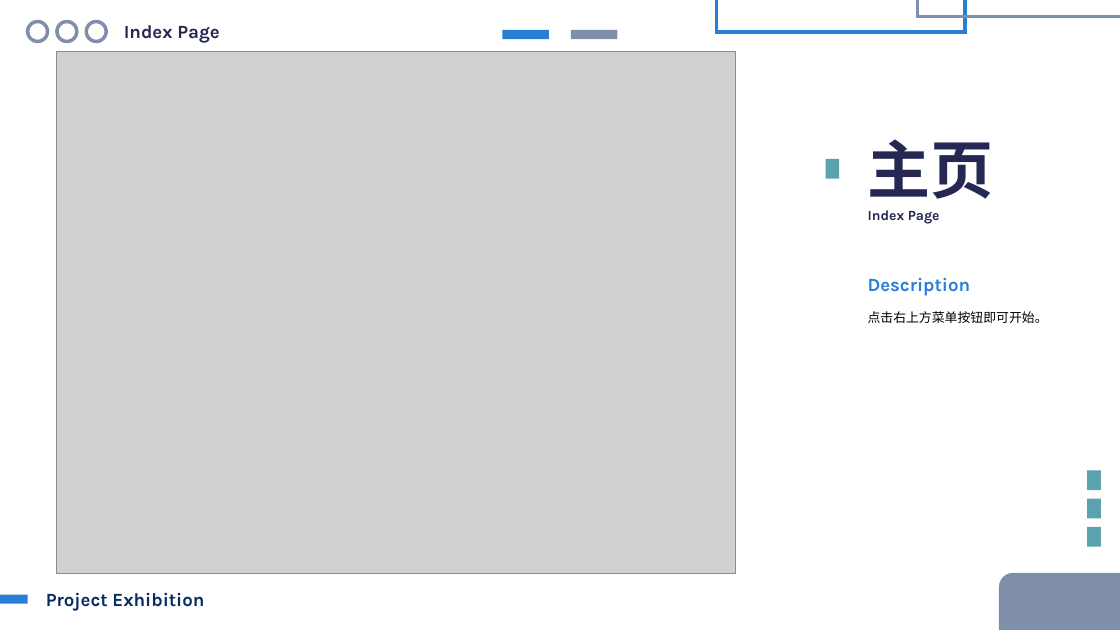
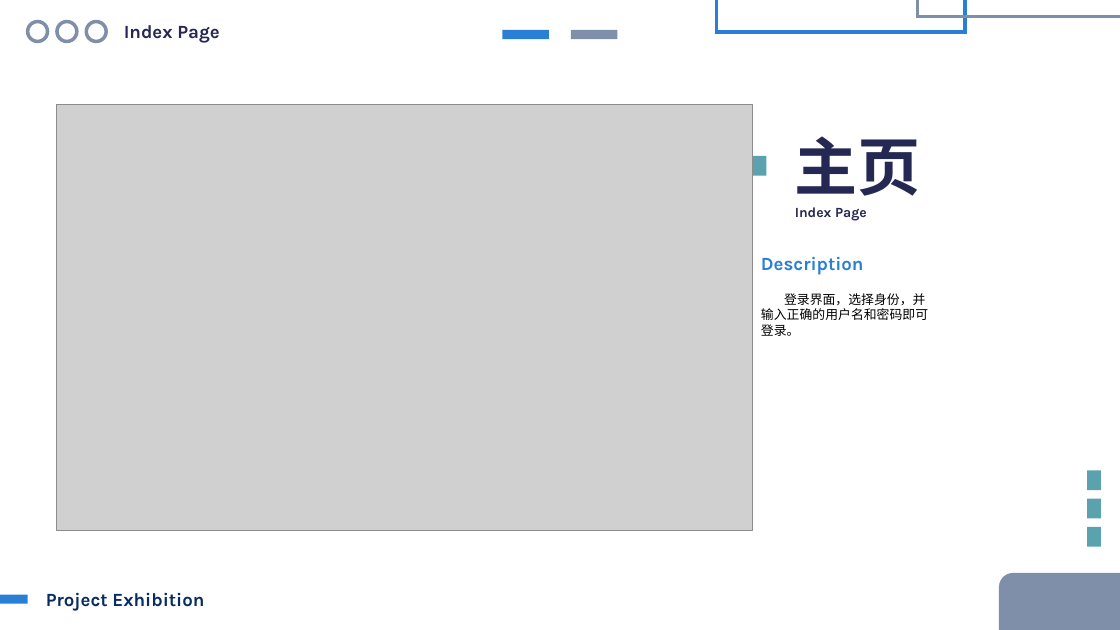
Before and after one commit to HoshiMeisa/Course-Selection-System, a slide deck: slide 3 of ThesisDefense.pptx (slide 4 before the commit). Drawn at 1120x630 pixels with LibreOffice and Linux fonts; fonts in the diff are those of the drawing; grey boxes stand for pictures. Boxes give left, top, right and bottom in pixels: in the first picture for what was removed or moved away, otherwise in the second. Text is boxed around its words. In the diff, an @@ line names an element or a change of style, - is before the commit and + after.

```diff
--- a/ThesisDefense.pptx
+++ b/ThesisDefense.pptx
@@ picture: place and size @@
-picture at (57, 51, 736, 573)
+picture at (57, 104, 753, 531)
@@ text "主页": place and size @@
-text "主页" at (868, 139, 994, 199)
+text "主页" at (795, 136, 921, 196)
@@ rectangle: place and size @@
-rectangle at (826, 159, 839, 179)
+rectangle at (753, 155, 766, 176)
@@ text "Index Page": place and size @@
-text "Index Page" at (868, 210, 940, 224)
+text "Index Page" at (795, 207, 867, 221)
@@ text "Description": place and size @@
-text "Description" at (868, 278, 971, 296)
+text "Description" at (761, 256, 864, 275)
@@ text at (761, 293, 928, 336): text changed @@
-点击右上方菜单按钮即可开始。
+登录界面，选择身份，并输入正确的用户名和密码即可登录。
```
Also in this commit, not shown: 2 other slides changed, 1 slide added, 9 slides removed.
